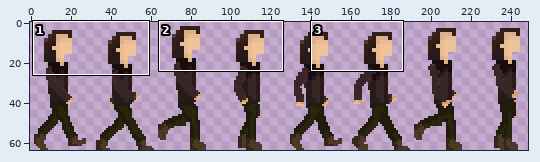
Sprite sheet, stored at Resources/Test/Animations/Character/Chara-Walking.png. Above: a wide view before the commit, with the close-up outlined.
Close-up. First the earlier version:
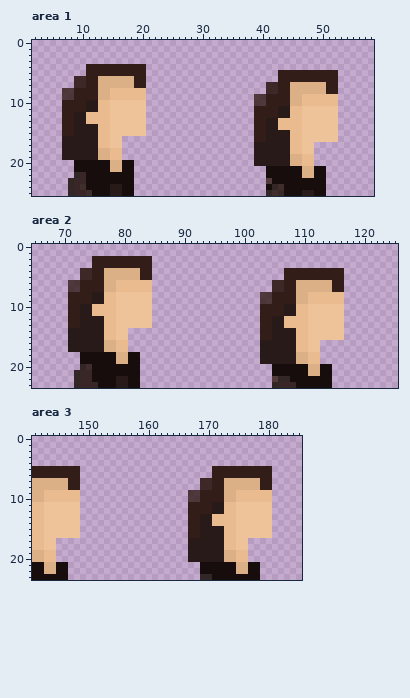
The file is 256x64 pixels. Colours within 5 levels of each other are drawn and written as one. Shown: area 1: x 2..58, y 0..25; area 2: x 65..125, y 0..23; area 3: x 141..185, y 0..23. The wide view leaves out empty margins. The commit also changed other parts of the picture, which this record leaves out.
Now the later version:
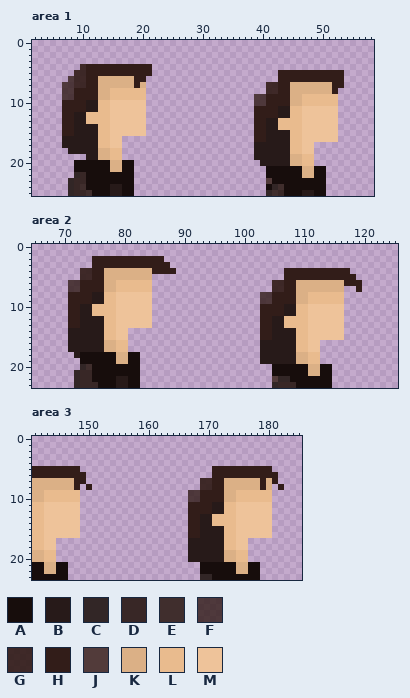
Palette (. is transparent): A #170d0c  B #271a19  C #322626  D #382726  E #402e2d  F #321d19cd  G #321d19e9  H #321d19  J #523b3a  K #dbb086  L #e9bb8e  M #eec39a
Difference:
Area 1:
The edit adds colour F in row 6 at x 8; in row 7 at x 7 to 8.
The edit adds colour G in row 4 at x 10; in row 5 at x 9 to 10.
The edit adds colour H in row 4 at x 21; in row 5 at x 21 and 53; in rows 6 to 7 at x 53.
Colour H gives way to colour K in row 7 at x 20 and 51; in row 8 at x 51.
Colour B is removed in row 18 at x 7; in row 19 at x 7 to 10; in row 20 at x 39.
Area 2:
The edit adds colour B in row 18 at x 72.
The edit adds colour H in row 2 at x 85 to 86; in row 3 at x 85 to 87; in row 4 at x 85 to 88 and 117; in row 5 at x 117 to 118; in row 6 at x 117 to 119; in row 7 at x 119.
Colour H gives way to colour K in rows 4 to 5 at x 83 to 84; in rows 6 to 7 at x 115 to 116.
Area 3:
The edit adds colour H in rows 6 to 7 at x 149 and 181; in row 8 at x 150 and 182.
Colour H gives way to colour K in rows 7 to 8 at x 147 and 180.
